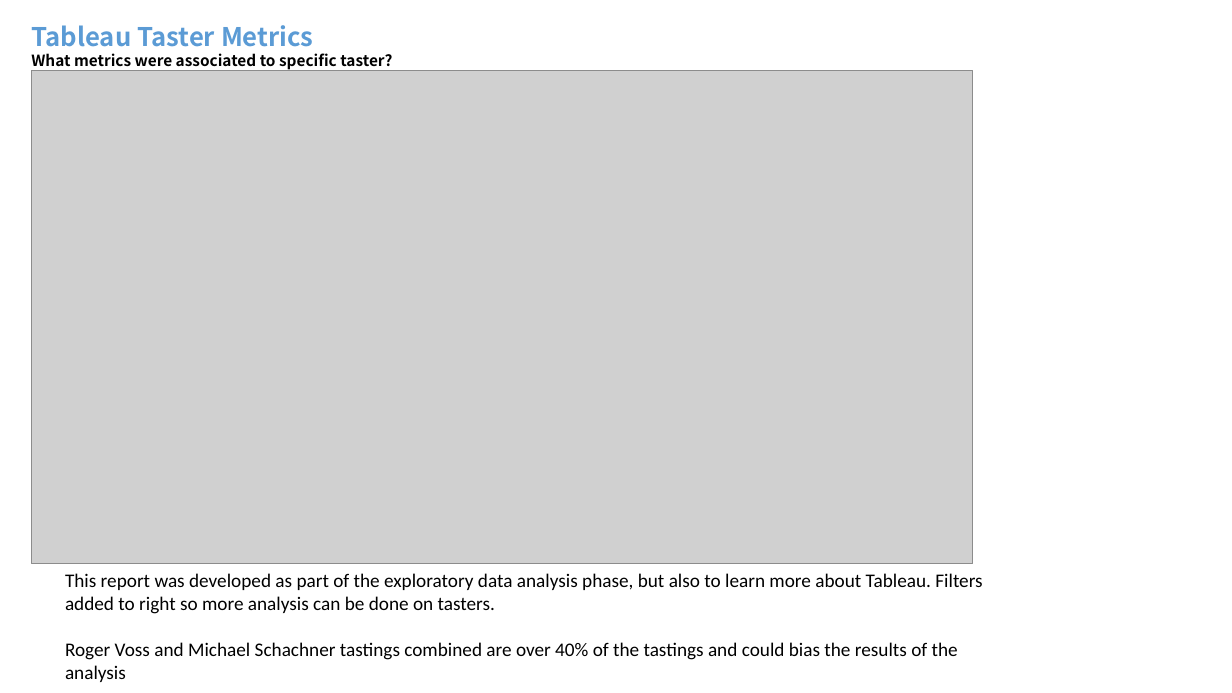
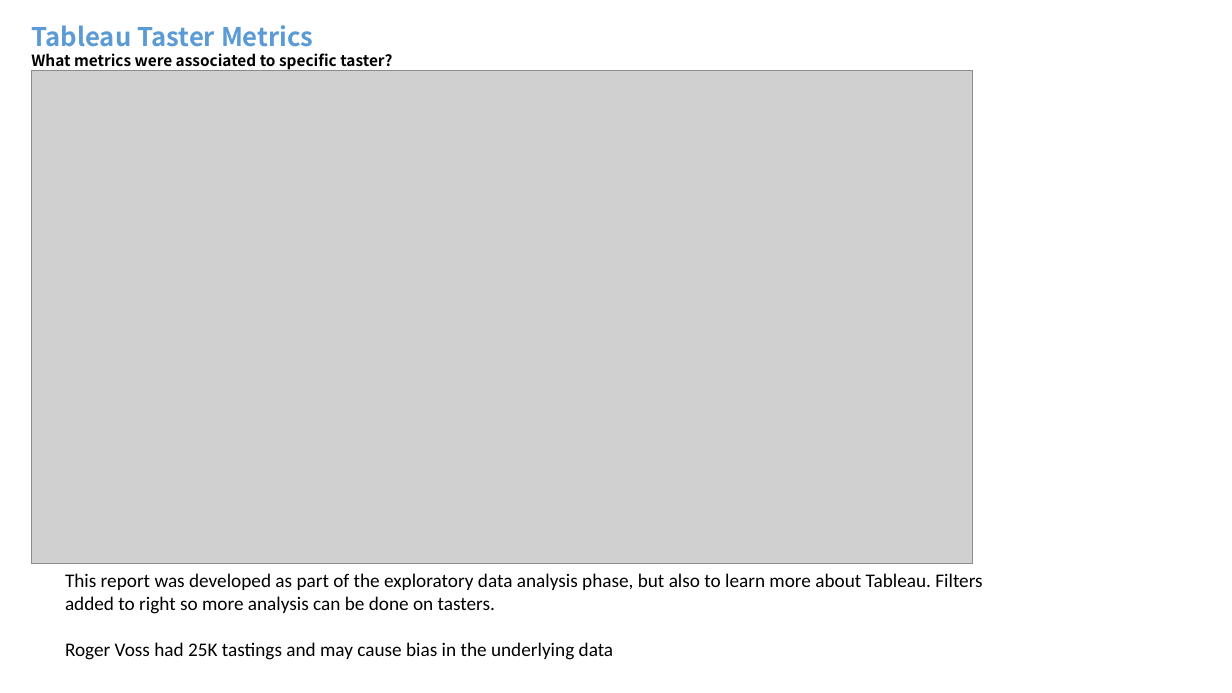
Before and after one commit to mdegrado/Wine-reviews-analysis-and-visualization, a slide deck: slide 8 of winereviews/Wine Reviews Analysis and Visualization.pptx (slide 9 before the commit). Drawn at 1232x693 pixels with LibreOffice and Linux fonts; fonts in the diff are those of the drawing; grey boxes stand for pictures. Boxes give left, top, right and bottom in pixels: in the first picture for what was removed or moved away, otherwise in the second. Text is boxed around its words. In the diff, an @@ line names an element or a change of style, - is before the commit and + after.

```diff
--- a/winereviews/Wine Reviews Analysis and Visualization.pptx
+++ b/winereviews/Wine Reviews Analysis and Visualization.pptx
@@ text at [65,642,614,660]: text changed @@
-Roger Voss and Michael Schachner tastings combined are over 40% of the tastings and could bias the results of the analysis
+Roger Voss had 25K tastings and may cause bias in the underlying data
```
Also in this commit, not shown: 7 other slides changed, 2 slides removed.
